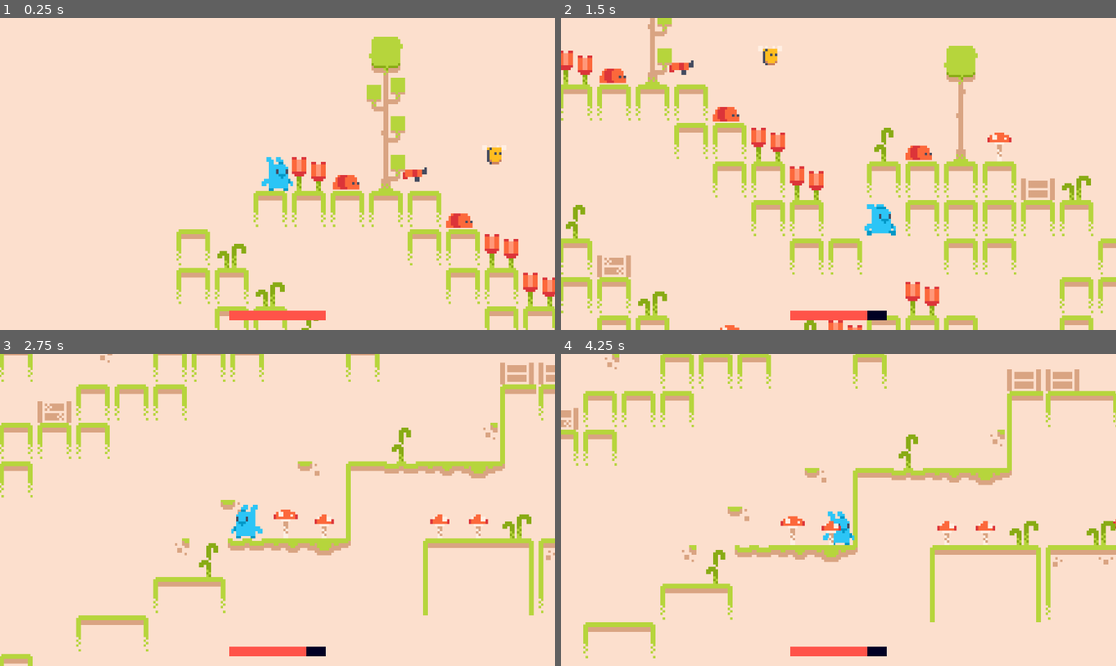
Above: before the commit, frames 1-4 (two rows, left to right).
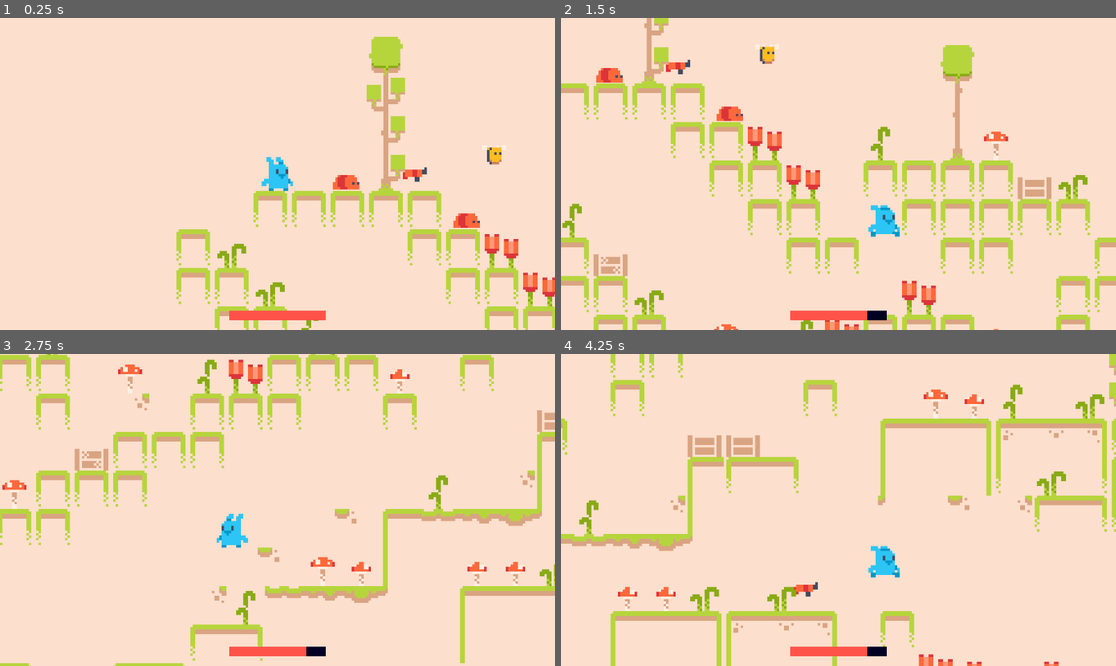
Above: after the commit, the same moments.

Repository: usagibryan/mega-bunny
Game: Godot game, scene res://scenes/game.tscn
Two runs of this game, one before a commit and one after it. Both use one fixed random seed, a clock stepped at 60 frames per second and the inputs below. Sound files missing from this copy of the repository are replaced by a short silence.
Inputs:
- Up to frame 1 (0.25 s): no input
- Up to frame 2 (1.5 s): hold Right (right) from 0.53 s (still down); tap Space (shoot) at 0.6, 1.35 s; tap Up (jump) at 0.77 s
- Up to frame 3 (2.75 s): tap Up (jump) at 1.52 s; release Right (right) at 2.03 s; hold Left (left) from 2.03 s (still down); tap Space (shoot) at 2.1 s
- Up to frame 4 (4.25 s): release Left (left) at 2.78 s; hold Right (right) from 2.78 s (still down); tap Space (shoot) at 2.85, 3.6 s; tap Up (jump) at 3.02, 3.77 s

The runs differ from the first frame. In frame 1, 0.6% of the frame differs, in the area x 52-87%, y 44-68%; in frame 2, 14%; in frame 3, 21%, in the area x 0-100%, y 0-100%; in frame 4, 20%.

Commit message:
Set shaders local to scene

Diff:
--- a/scenes/bee.tscn
+++ b/scenes/bee.tscn
@@ -11,6 +11,7 @@
 height = 12.0
 
 [sub_resource type="ShaderMaterial" id="ShaderMaterial_4e0aj"]
+resource_local_to_scene = true
 shader = ExtResource("2_kvly2")
 shader_parameter/color = Color(1, 1, 1, 1)
 shader_parameter/amount = 0.0
--- a/scenes/level.tscn
+++ b/scenes/level.tscn
@@ -11,49 +11,69 @@
 [sub_resource type="TileSetAtlasSource" id="TileSetAtlasSource_xq66y"]
 texture = ExtResource("1_psl6j")
 3:0/0 = 0
-3:0/0/physics_layer_0/polygon_0/points = PackedVector2Array(-8, -8, 8, -8, 8, -3.92862, -4.77046, -4.20923, -4.77046, 8, -8, 8, -8, -4.34954)
+3:0/0/physics_layer_0/polygon_0/points = PackedVector2Array(-8, -8, 8, -8, 8, 8, -8, 8)
+3:0/0/physics_layer_0/polygon_0/one_way = true
 4:0/0 = 0
-4:0/0/physics_layer_0/polygon_0/points = PackedVector2Array(-8, -8, 8, -8, 8, -4.34954, -8, -4.34954)
+4:0/0/physics_layer_0/polygon_0/points = PackedVector2Array(-8, -8, 8, -8, 8, 8, -8, 8)
+4:0/0/physics_layer_0/polygon_0/one_way = true
 5:0/0 = 0
-5:0/0/physics_layer_0/polygon_0/points = PackedVector2Array(-8, -8, 8, -8, 8, 8, 4.77046, 8, 4.63016, -4.48985, -8, -4.48985)
+5:0/0/physics_layer_0/polygon_0/points = PackedVector2Array(-8, -8, 8, -8, 8, 8, -8, 8)
+5:0/0/physics_layer_0/polygon_0/one_way = true
 6:0/0 = 0
-6:0/0/physics_layer_0/polygon_0/points = PackedVector2Array(-8, -8, 8, -8, 8, -3.92862, -4.77046, -4.20923, -4.77046, 8, -8, 8, -8, -4.34954)
+6:0/0/physics_layer_0/polygon_0/points = PackedVector2Array(-8, -8, 8, -8, 8, 8, -8, 8)
+6:0/0/physics_layer_0/polygon_0/one_way = true
 7:0/0 = 0
-7:0/0/physics_layer_0/polygon_0/points = PackedVector2Array(-8, -8, 8, -8, 8, -3.92862, 4.63016, -4.06892, -8, -4.34954, -8, -4.20923, -8, -4.48985)
+7:0/0/physics_layer_0/polygon_0/points = PackedVector2Array(-8, -8, 8, -8, 8, 8, -8, 8)
+7:0/0/physics_layer_0/polygon_0/one_way = true
 8:0/0 = 0
-8:0/0/physics_layer_0/polygon_0/points = PackedVector2Array(-8, -8, 8, -8, 8, 8, 4.48985, 8, 4.48985, -4.20923, -8, -3.92862, -8, -4.48985)
+8:0/0/physics_layer_0/polygon_0/points = PackedVector2Array(-8, -8, 8, -8, 8, 8, -8, 8)
+8:0/0/physics_layer_0/polygon_0/one_way = true
 9:0/0 = 0
-9:0/0/physics_layer_0/polygon_0/points = PackedVector2Array(-8, -8, 8, -8, 8, 0.420923, 4.20923, 0.420923, 4.48985, -6.03323, -4.63016, -6.03323, -4.48985, 0.841846, -8, 0.561231)
+9:0/0/physics_layer_0/polygon_0/points = PackedVector2Array(-8, -8, 8, -8, 8, 8, -8, 8)
+9:0/0/physics_layer_0/polygon_0/one_way = true
 3:1/0 = 0
-3:1/0/physics_layer_0/polygon_0/points = PackedVector2Array(-8, -8, 8, -8, -4, -8, -4.125, 8, -8, 8)
+3:1/0/physics_layer_0/polygon_0/points = PackedVector2Array(-8, -8, 8, -8, 8, 8, -8, 8)
+3:1/0/physics_layer_0/polygon_0/one_way = true
 4:1/0 = 0
 5:1/0 = 0
-5:1/0/physics_layer_0/polygon_0/points = PackedVector2Array(4.63016, -8, 8, -8, 8, 8, 4.77046, 8)
+5:1/0/physics_layer_0/polygon_0/points = PackedVector2Array(-8, -8, 8, -8, 8, 8, -8, 8)
+5:1/0/physics_layer_0/polygon_0/one_way = true
 6:1/0 = 0
-6:1/0/physics_layer_0/polygon_0/points = PackedVector2Array(-8, -8, -4.77046, -8, -4.91077, 0.982154, -8, 0.841846)
+6:1/0/physics_layer_0/polygon_0/points = PackedVector2Array(-8, -8, 8, -8, 8, 8, -8, 8)
+6:1/0/physics_layer_0/polygon_0/one_way = true
 7:1/0 = 0
 8:1/0 = 0
-8:1/0/physics_layer_0/polygon_0/points = PackedVector2Array(4.34954, -8, 8, -8, 8, 0.982154, 4.48985, 1.26277)
+8:1/0/physics_layer_0/polygon_0/points = PackedVector2Array(-8, -8, 8, -8, 8, 8, -8, 8)
+8:1/0/physics_layer_0/polygon_0/one_way = true
 9:1/0 = 0
-9:1/0/physics_layer_0/polygon_0/points = PackedVector2Array(-8, -8, 8, -8, 8, 8, 4.91077, 8, 5.33169, -3.648, -5.19139, -3.78831, -4.77046, 8, -8, 8, -8, -4.34954)
+9:1/0/physics_layer_0/polygon_0/points = PackedVector2Array(-8, -8, 8, -8, 8, 8, -8, 8)
+9:1/0/physics_layer_0/polygon_0/one_way = true
 0:2/0 = 0
-0:2/0/physics_layer_0/polygon_0/points = PackedVector2Array(-8, -8, 8, -8, 8, -1.875, -8, -2)
+0:2/0/physics_layer_0/polygon_0/points = PackedVector2Array(-8, -8, 8, -8, 8, 8, -8, 8)
+0:2/0/physics_layer_0/polygon_0/one_way = true
 1:2/0 = 0
-1:2/0/physics_layer_0/polygon_0/points = PackedVector2Array(-8, -8, 8, -8, 8, -1.875, -8, -2)
+1:2/0/physics_layer_0/polygon_0/points = PackedVector2Array(-8, -8, 8, -8, 8, 8, -8, 8)
+1:2/0/physics_layer_0/polygon_0/one_way = true
 2:2/0 = 0
-2:2/0/physics_layer_0/polygon_0/points = PackedVector2Array(-8, -8, 8, -8, 8, -1.875, -8, -2)
+2:2/0/physics_layer_0/polygon_0/points = PackedVector2Array(-8, -8, 8, -8, 8, 8, -8, 8)
+2:2/0/physics_layer_0/polygon_0/one_way = true
 3:2/0 = 0
 3:2/0/physics_layer_0/polygon_0/points = PackedVector2Array(-8, -8, 8, -8, -4, -8, -4, -2, -8, -2)
 4:2/0 = 0
-4:2/0/physics_layer_0/polygon_0/points = PackedVector2Array(4.77046, -8, 8, -8, 8, -3.50769, 5.05108, -3.50769)
+4:2/0/physics_layer_0/polygon_0/points = PackedVector2Array(-8, -8, 8, -8, 8, 8, -8, 8)
+4:2/0/physics_layer_0/polygon_0/one_way = true
 5:2/0 = 0
-5:2/0/physics_layer_0/polygon_0/points = PackedVector2Array(-8, -8, -4.06893, -8, -4.06893, -4.06892, -8, -3.78831)
+5:2/0/physics_layer_0/polygon_0/points = PackedVector2Array(-8, -8, 8, -8, 8, 8, -8, 8)
+5:2/0/physics_layer_0/polygon_0/one_way = true
 6:2/0 = 0
-6:2/0/physics_layer_0/polygon_0/points = PackedVector2Array(4.06892, -8, 8, -8, 8, -2.94646, 4.20923, -2.94646)
+6:2/0/physics_layer_0/polygon_0/points = PackedVector2Array(-8, -8, 8, -8, 8, 8, -8, 8)
+6:2/0/physics_layer_0/polygon_0/one_way = true
 7:2/0 = 0
-7:2/0/physics_layer_0/polygon_0/points = PackedVector2Array(-8, -8, 8, -8, 8, -4.06892, -5.05108, -3.92862, -5.05108, -0.280616, -8, 0.280616)
+7:2/0/physics_layer_0/polygon_0/points = PackedVector2Array(-8, -8, 8, -8, 8, 8, -8, 8)
+7:2/0/physics_layer_0/polygon_0/one_way = true
 8:2/0 = 0
-8:2/0/physics_layer_0/polygon_0/points = PackedVector2Array(-8, -8, 8, -8, 8, 0.280616, 4.48985, 0.701539, 4.20923, -4.20923, -6.03323, -4.34954, -8, -4.34954)
+8:2/0/physics_layer_0/polygon_0/points = PackedVector2Array(-8, -8, 8, -8, 8, 8, -8, 8)
+8:2/0/physics_layer_0/polygon_0/one_way = true
 9:2/0 = 0
 
 [sub_resource type="TileSetAtlasSource" id="TileSetAtlasSource_vy3pa"]
@@ -108,7 +128,7 @@
 [node name="Terrain" type="TileMap" parent="."]
 tile_set = SubResource("TileSet_8xyro")
 format = 2
-layer_0/tile_data = PackedInt32Array(2228230, 65536, 2, 2228 …(7125 unchanged characters)… 196609, 1, 2, 393220, 1, 2, 393227, 1, 1, 2, 1, 1)
+layer_0/tile_data = PackedInt32Array(2228230, 65536, 2, 2228 …(7125 unchanged characters)… 196609, 1, 2, 393220, 1, 2, 393227, 1, 1)
 
 [node name="Player" parent="." instance=ExtResource("2_7qvlo")]
 position = Vector2(27, 9)
@@ -123,6 +143,9 @@
 
 [node name="Worm" parent="Enemies" instance=ExtResource("5_bquj7")]
 position = Vector2(56, 11)
+
+[node name="Worm2" parent="Enemies" instance=ExtResource("5_bquj7")]
+position = Vector2(106, 27)
 
 [node name="Gun" parent="Enemies" instance=ExtResource("5_kthhj")]
 position = Vector2(322, 200)
@@ -147,10 +170,4 @@
 format = 2
 layer_0/tile_data = PackedInt32Array(12, 262144, 0, 65548, 262144, 1, 131084, 262144, 2, -131068, 327680, 0, -65532, 32 …(790 unchanged characters)…
 
-[node name="Worm" parent="." instance=ExtResource("5_bquj7")]
-position = Vector2(183, 44)
-
-[node name="Worm2" parent="." instance=ExtResource("5_bquj7")]
-position = Vector2(103, 28)
-
 [connection signal="shoot" from="Player" to="." method="_on_player_shoot"]
--- a/scenes/player.tscn
+++ b/scenes/player.tscn
@@ -12,6 +12,7 @@
 [ext_resource type="AudioStream" uid="uid://ehb0owr23ler" path="res://audio/shot_01.ogg" id="10_arhr6"]
 
 [sub_resource type="ShaderMaterial" id="ShaderMaterial_011ra"]
+resource_local_to_scene = true
 shader = ExtResource("2_fyp20")
 shader_parameter/color = Color(1, 1, 1, 1)
 shader_parameter/amount = 0.0
--- a/scenes/worm.tscn
+++ b/scenes/worm.tscn
@@ -6,6 +6,7 @@
 [ext_resource type="AudioStream" uid="uid://ehb0owr23ler" path="res://audio/shot_01.ogg" id="4_oj3gc"]
 
 [sub_resource type="ShaderMaterial" id="ShaderMaterial_pevfq"]
+resource_local_to_scene = true
 shader = ExtResource("2_jfrdn")
 shader_parameter/color = Color(1, 1, 1, 1)
 shader_parameter/amount = 0.0
